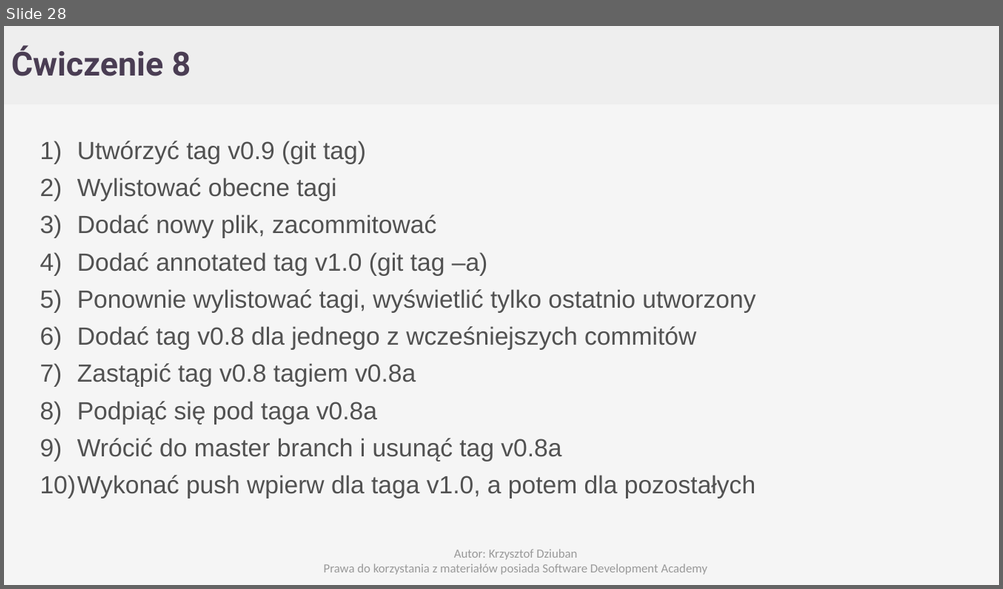
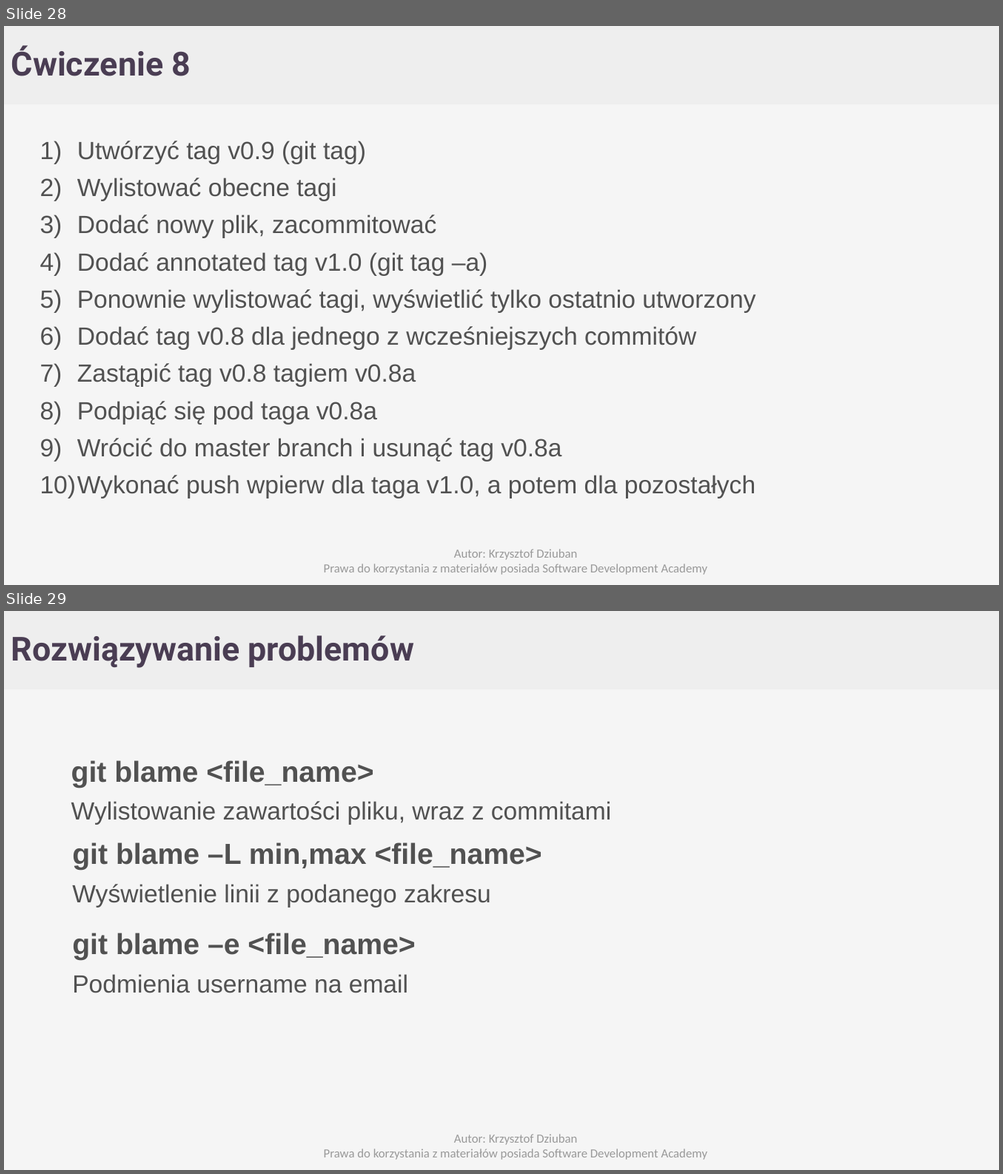
Before and after one commit to Cristopherus/Git_tutorial, a slide deck: GIT.pptx. Shown one above the other, each under a label of ours: slide 28 before the commit, slides 28 and 29 after it. The pictures are 1003x589 and 1003x1174 pixels, drawn with LibreOffice and Linux fonts; fonts in the diff are those of the drawing; background and template pictures are left out. Boxes give left, top, right and bottom in pixels: in the first picture for what was removed or moved away, otherwise in the second. Text is boxed around its words. In the diff, an @@ line names an element or a change of style, - is before the commit and + after.

```diff
--- a/GIT.pptx
+++ b/GIT.pptx
@@ slide 29 added at [4,611,999,1170], background #F5F5F5; not listed: 1 template element that a slide beside it also shows @@
@@ text added at [11,635,414,668], 32 pt, text #4A3D53, bold @@
+Rozwiązywanie problemów
@@ text added at [71,760,611,825], 24 pt, text #515151 @@
+git blame <file_name>
+Wylistowanie zawartości pliku, wraz z commitami
@@ text added at [72,843,542,908], 24 pt, text #515151 @@
+git blame –L min,max <file_name>
+Wyświetlenie linii z podanego zakresu
@@ text added at [72,933,415,994], 24 pt, text #515151 @@
+git blame –e <file_name>
+Podmienia username na email
@@ text added at [324,1134,708,1160], 12 pt, text #999999 @@
+Autor: Krzysztof Dziuban
+Prawa do korzystania z materiałów posiada Software Development Academy
```
Also in this commit, not shown: 4 other slides added.
